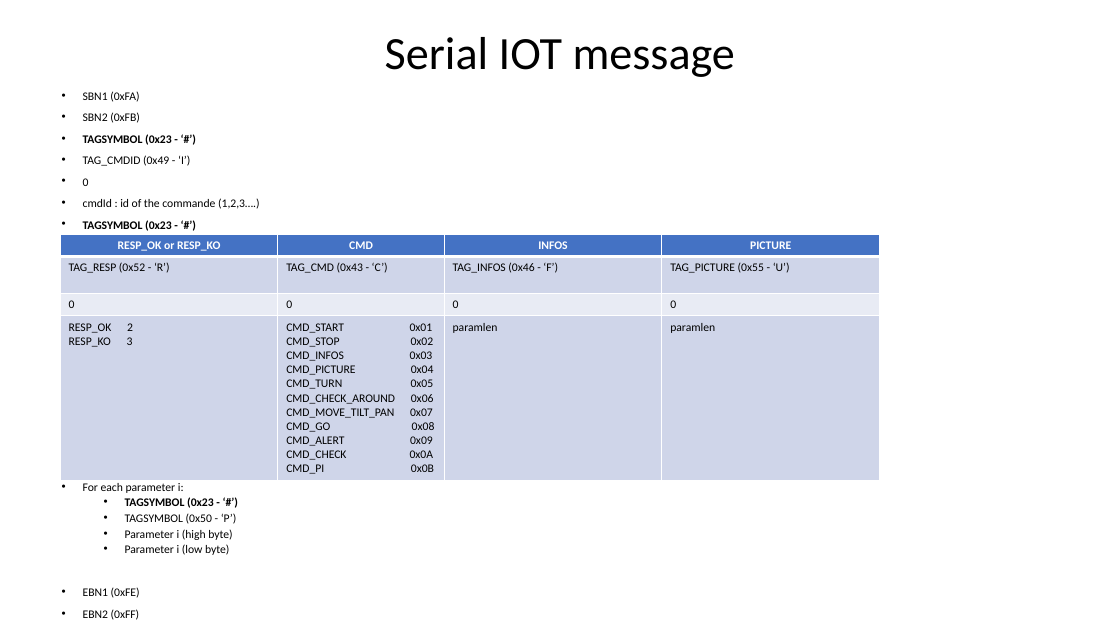
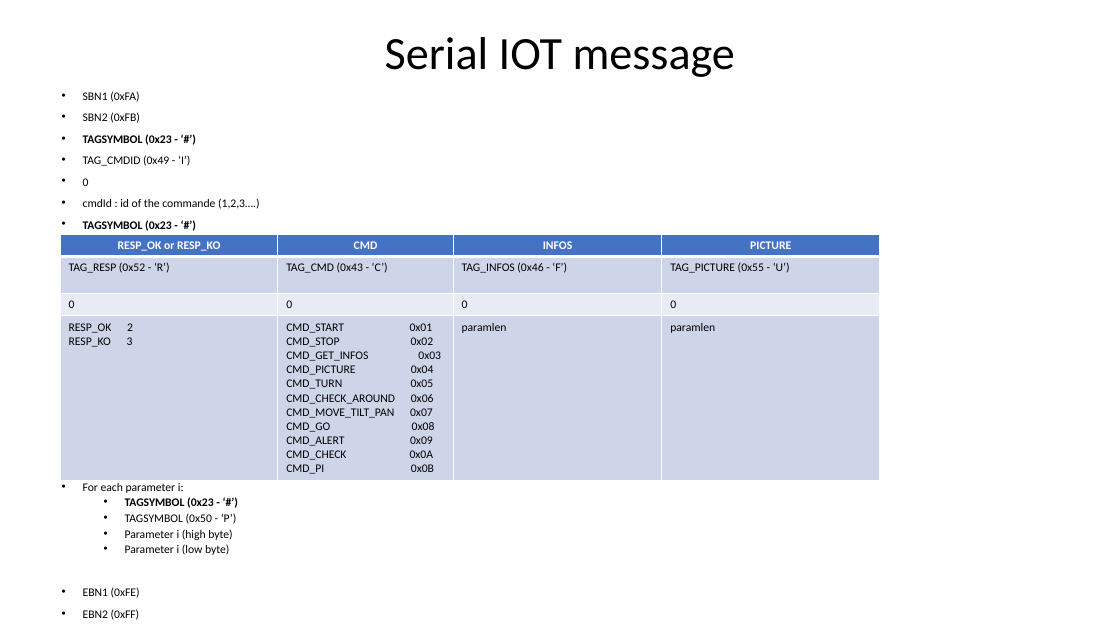
Before and after one commit to RobotEdh/RobotMicroControl, a slide deck: slide 6 of libraries/Diagramm Robot v2.pptx. Drawn at 1120x630 pixels with LibreOffice and Linux fonts; fonts in the diff are those of the drawing. Boxes give left, top, right and bottom in pixels: in the first picture for what was removed or moved away, otherwise in the second. Text is boxed around its words. In the diff, an @@ line names an element or a change of style, - is before the commit and + after.

```diff
--- a/libraries/Diagramm Robot v2.pptx
+++ b/libraries/Diagramm Robot v2.pptx
@@ table at (x1=60, y1=234, x2=880, y2=478) @@
-row 4, column 2: CMD_START 0x01 / CMD_STOP 0x02 / CMD_INFOS 0x03 / CMD_PICTURE 0x04 / CMD_TURN 0x05 / CMD_CHECK_AROUND 0x06 / CMD_MOVE_TILT_PAN 0x07 / CMD_GO 0x08 / CMD_ALERT 0x09 / CMD_CHECK 0x0A / CMD_PI 0x0B
+row 4, column 2: CMD_START 0x01 / CMD_STOP 0x02 / CMD_GET_INFOS 0x03 / CMD_PICTURE 0x04 / CMD_TURN 0x05 / CMD_CHECK_AROUND 0x06 / CMD_MOVE_TILT_PAN 0x07 / CMD_GO 0x08 / CMD_ALERT 0x09 / CMD_CHECK 0x0A / CMD_PI 0x0B
```
Also in this commit, not shown: 3 other slides changed, 1 slide added, 10 other files.
